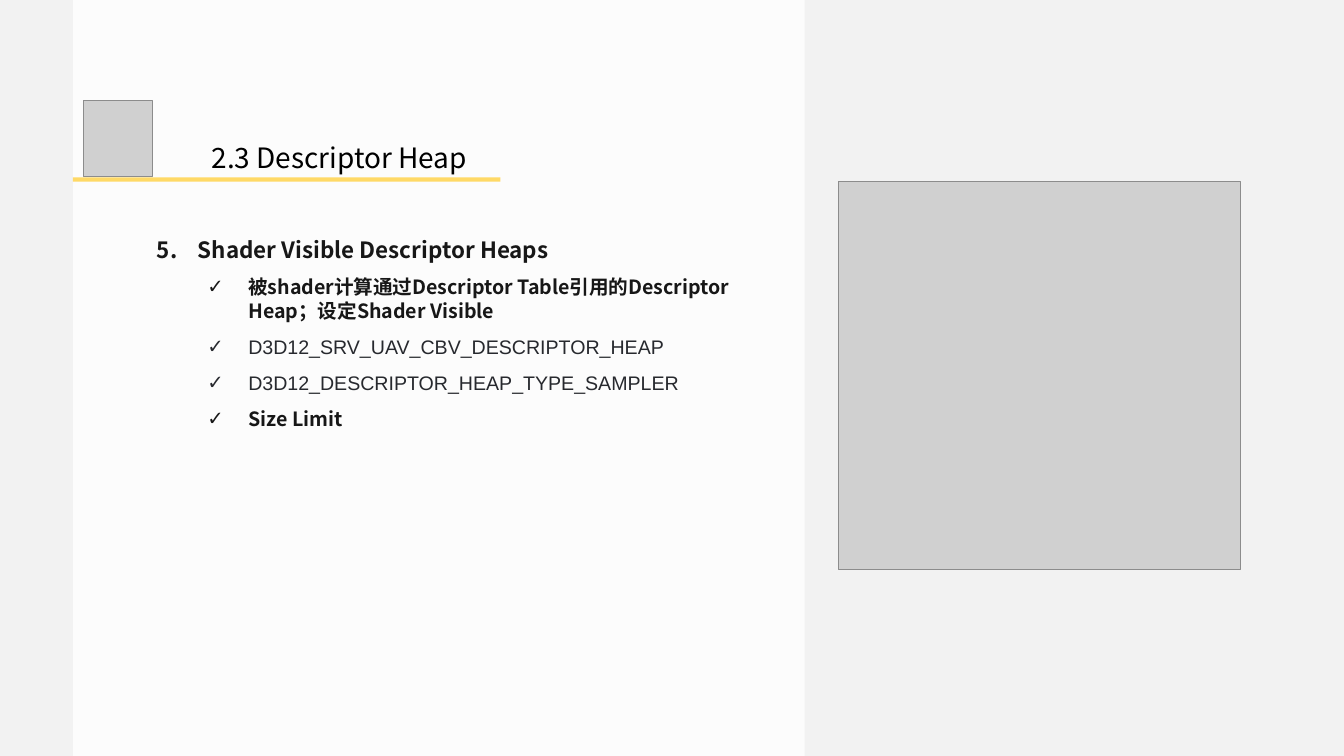
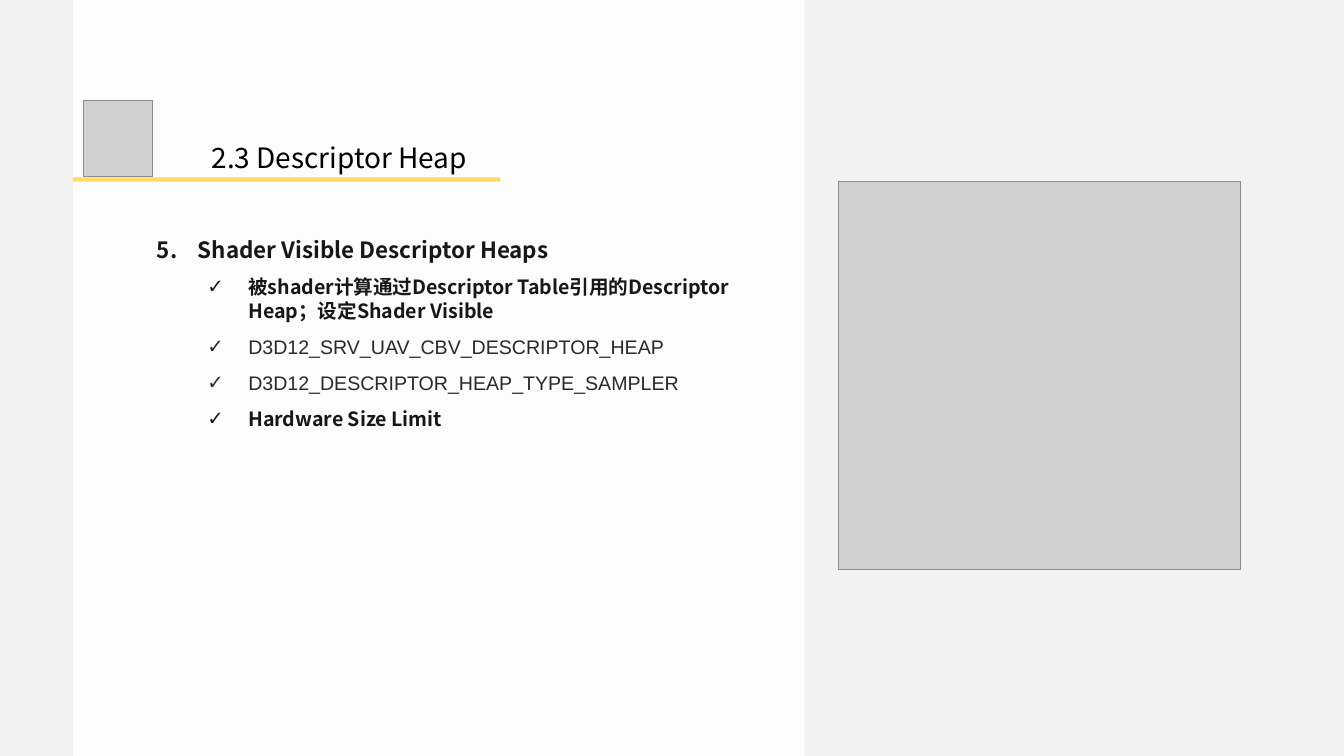
Before and after one commit to doomlover/KSGameEngineTutorials, a slide deck: slide 15 of PPTs/05.深入DX12绘制二.pptx. Drawn at 1344x756 pixels with LibreOffice and Linux fonts; fonts in the diff are those of the drawing; grey boxes stand for pictures. Boxes give left, top, right and bottom in pixels: in the first picture for what was removed or moved away, otherwise in the second. Text is boxed around its words. In the diff, an @@ line names an element or a change of style, - is before the commit and + after.

```diff
--- a/PPTs/05.深入DX12绘制二.pptx
+++ b/PPTs/05.深入DX12绘制二.pptx
@@ text at bbox=[248, 410, 442, 427]: text changed @@
-  ✓ Size Limit
+  ✓ Hardware Size Limit
```
Also in this commit, not shown: 8 other slides changed.
